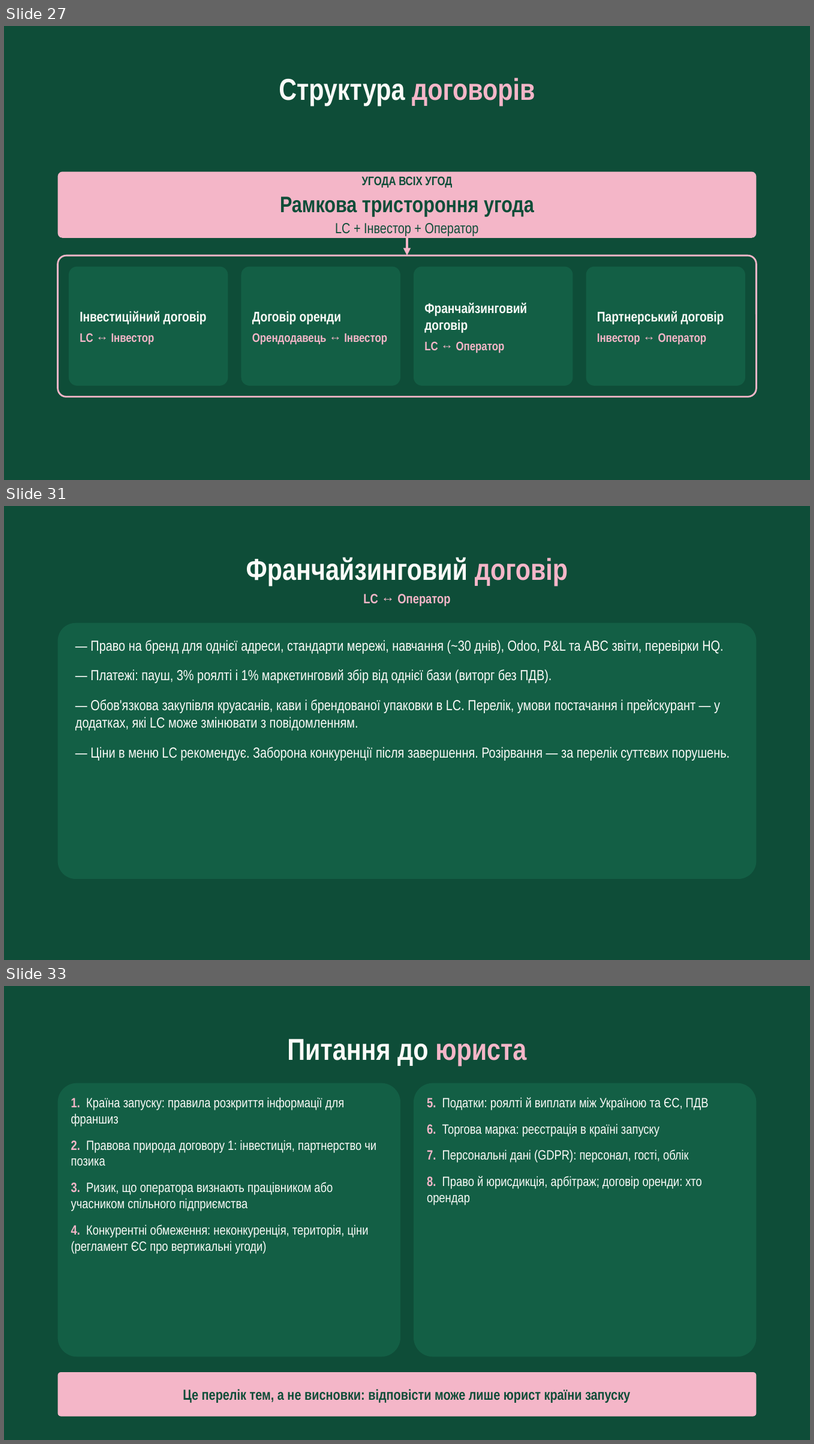
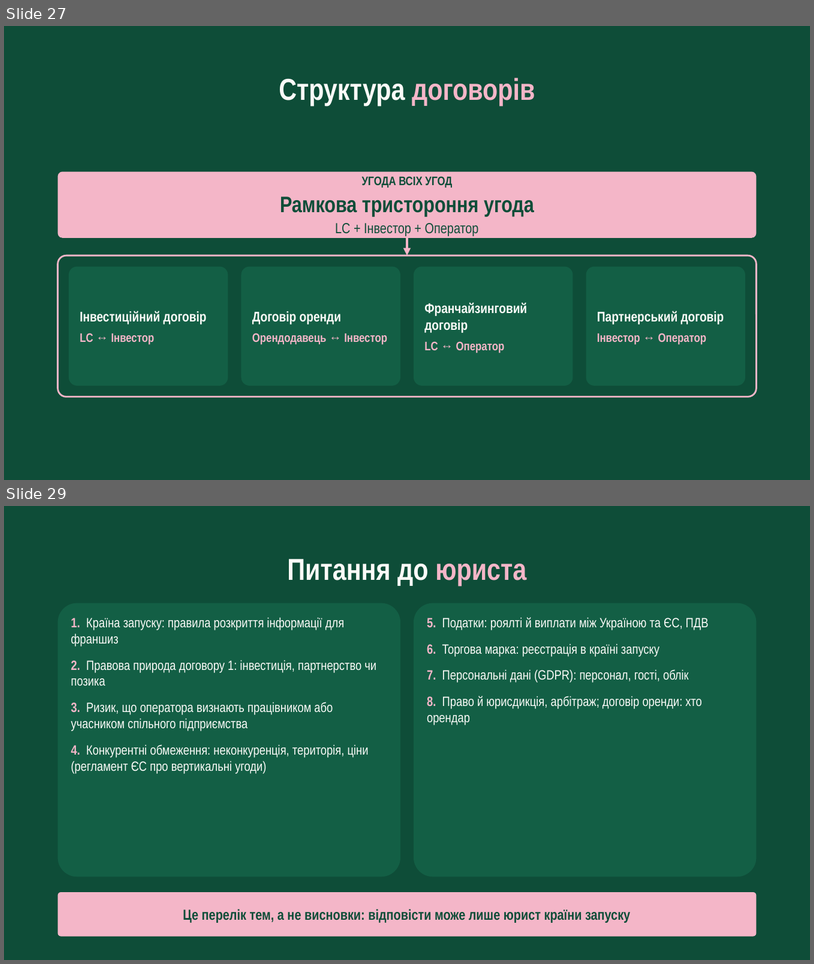
Before and after one commit to denfidiriv-cmyk/xcrypto, a slide deck: presentation_with_contract.pptx. Shown one above the other, each under a label of ours: slides 27, 31 and 33 before the commit, slides 27 and 29 after it; the slides between them are not shown. The pictures are 814x1444 and 814x964 pixels, drawn with LibreOffice and Linux fonts; fonts in the diff are those of the drawing. Boxes give left, top, right and bottom in pixels: in the first picture for what was removed or moved away, otherwise in the second. Text is boxed around its words. In the diff, an @@ line names an element or a change of style, - is before the commit and + after.

```diff
--- a/presentation_with_contract.pptx
+++ b/presentation_with_contract.pptx
@@ slide 31 removed at (x1=4, y1=506, x2=810, y2=960), background #0E4D38 @@
@@ text removed at (x1=246, y1=557, x2=568, y2=586) @@
-Франчайзинговий договір
@@ text removed at (x1=363, y1=594, x2=450, y2=606) @@
-LC ↔ Оператор
@@ rounded rectangle removed at (x1=57, y1=623, x2=756, y2=879) @@
@@ text removed at (x1=75, y1=640, x2=731, y2=760) @@
-— Право на бренд для однієї адреси, стандарти мережі, навчання (~30 днів), Odoo, P&L та ABC звіти, перевірки HQ.
-— Платежі: пауш, 3% роялті і 1% маркетинговий збір від однієї бази (виторг без ПДВ).
-— Обов'язкова закупівля круасанів, кави і брендованої упаковки в LC. Перелік, умови постачання і прейскурант — у додатках, які LC може змінювати з повідомленням.
-— Ціни в меню LC рекомендує. Заборона конкуренції після завершення. Розірвання — за перелік суттєвих порушень.
@@ what was slide 33 is now slide 29 @@
```
Also in this commit, not shown: 1 slide added, 4 other slides removed.
